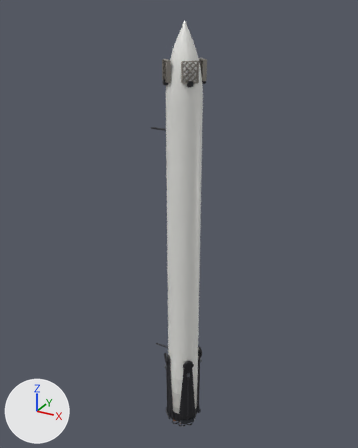
Two versions of the glTF model assets/rockets/heron-heavy/side0.mid.glb, one commit apart.
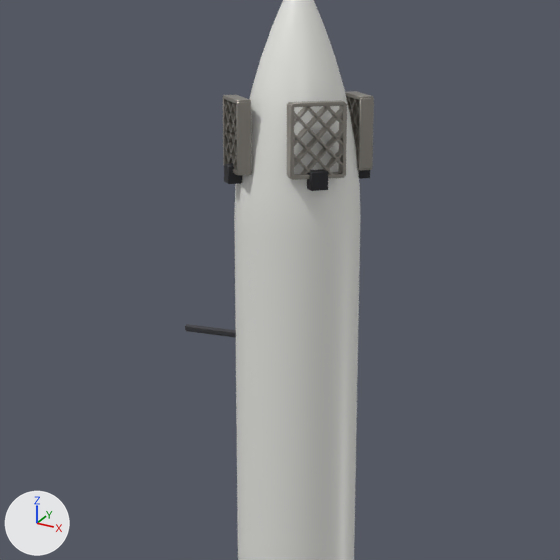
Each version appears first whole from a 50 mm camera at (23.35, -43.53, 48.24) aimed at (-1.25, 1.2, 25.88), and next in a close-up on the part from 27% to 73% of the width and 7% to 44% of the height. Lighting does not change. The marker at lower left points along +X, +Y and +Z. The older version's two pictures come first. Where no turn or scale is listed for an object, it has been applied to the vertices. Vertices at exactly the same position are counted once.

The first close-up shows 'gridfin_0.metal', 'gridfin_1.metal', 'gridfin_3.metal', 'side0.hull' and 4 more.
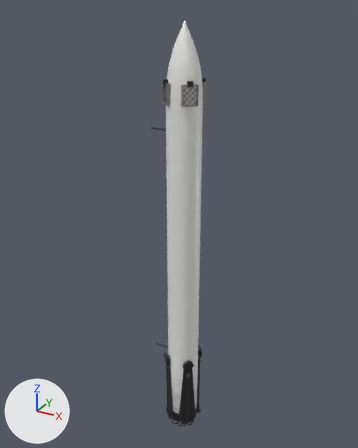
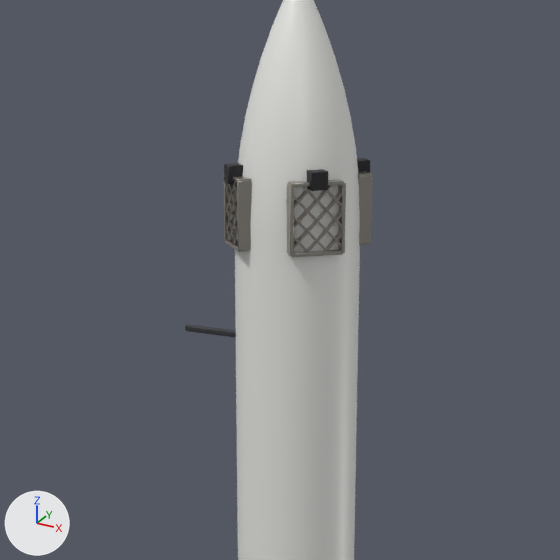
What differs and where, as boxes [x1, y1, x2, y2] in the close-ups (560 x 560 px; the box of a moved part takes in the faces that stretch with it):
```json
{"object": "gridfin_0.metal", "change": "mesh turned, moved", "before": [287, 100, 347, 180], "after": [286, 179, 346, 257]}
{"object": "gridfin_1.metal", "change": "mesh turned, moved", "before": [223, 95, 252, 175], "after": [224, 176, 252, 252]}
{"object": "gridfin_3.metal", "change": "mesh turned, moved", "before": [345, 91, 374, 170], "after": [358, 171, 372, 245]}
{"part": 1, "of": "me_gridfin_0_metal", "change": "moved or reshaped", "before": [223, 91, 374, 180], "after": [224, 171, 372, 257]}
```

Edits to the scene script, one JSON object a line:
```json
{"block": "me_gridfin_0_metal", "where": "me_gridfin_0_metal.from_pydata(...)  # 192 vertices, 320 faces; spans x -0.2..0.2, y -0.8..0.8, z -1.0..1.0"}
{"block": "me_gridfin_0_metal", "where": "# used by ob_gridfin_0_metal; parent = ob_gridfin_0; location = (0.0, 0.0, 1.05)"}
{"block": "me_gridfin_0_metal", "change": "me_gridfin_0_metal part 1: the whole mesh is turned 180 degrees about the x axis through its middle"}
{"op": "set", "path": "ob_gridfin_0_metal.location", "old": "(0.0, 0.0, 1.05)", "new": "(0.0, 0.0, -1.05)"}
{"op": "set", "path": "ob_gridfin_1_metal.location", "old": "(0.0, 0.0, 1.05)", "new": "(0.0, 0.0, -1.05)"}
{"op": "set", "path": "ob_gridfin_3_metal.location", "old": "(0.0, 0.0, 1.05)", "new": "(0.0, 0.0, -1.05)"}
```
